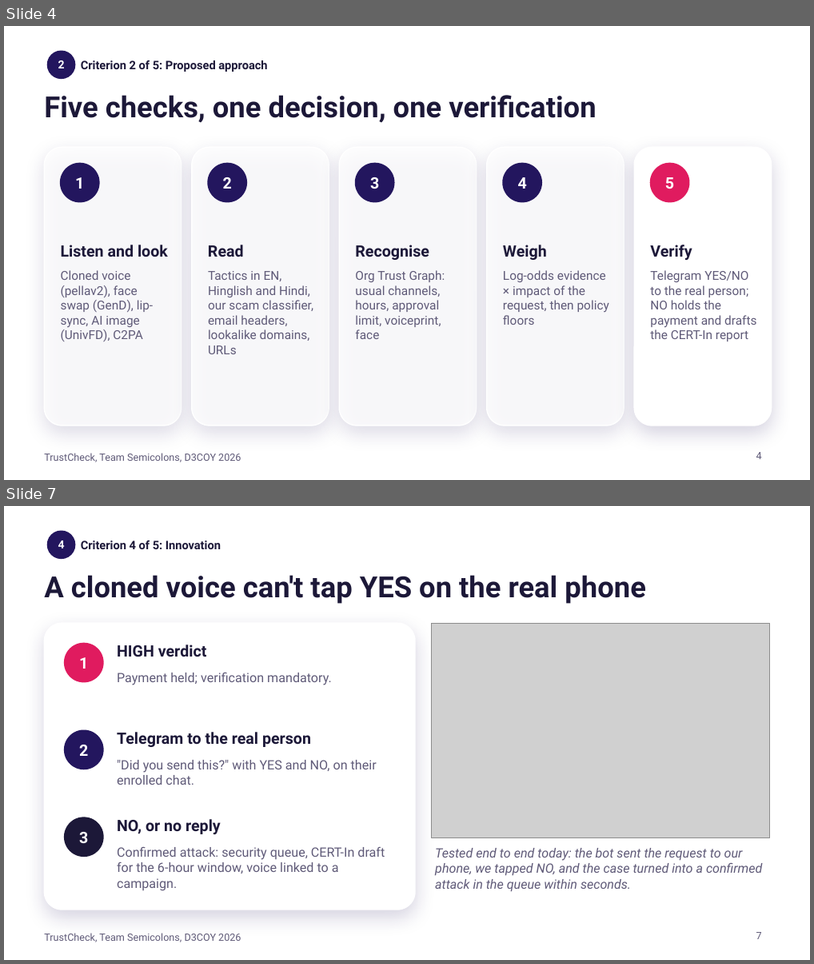
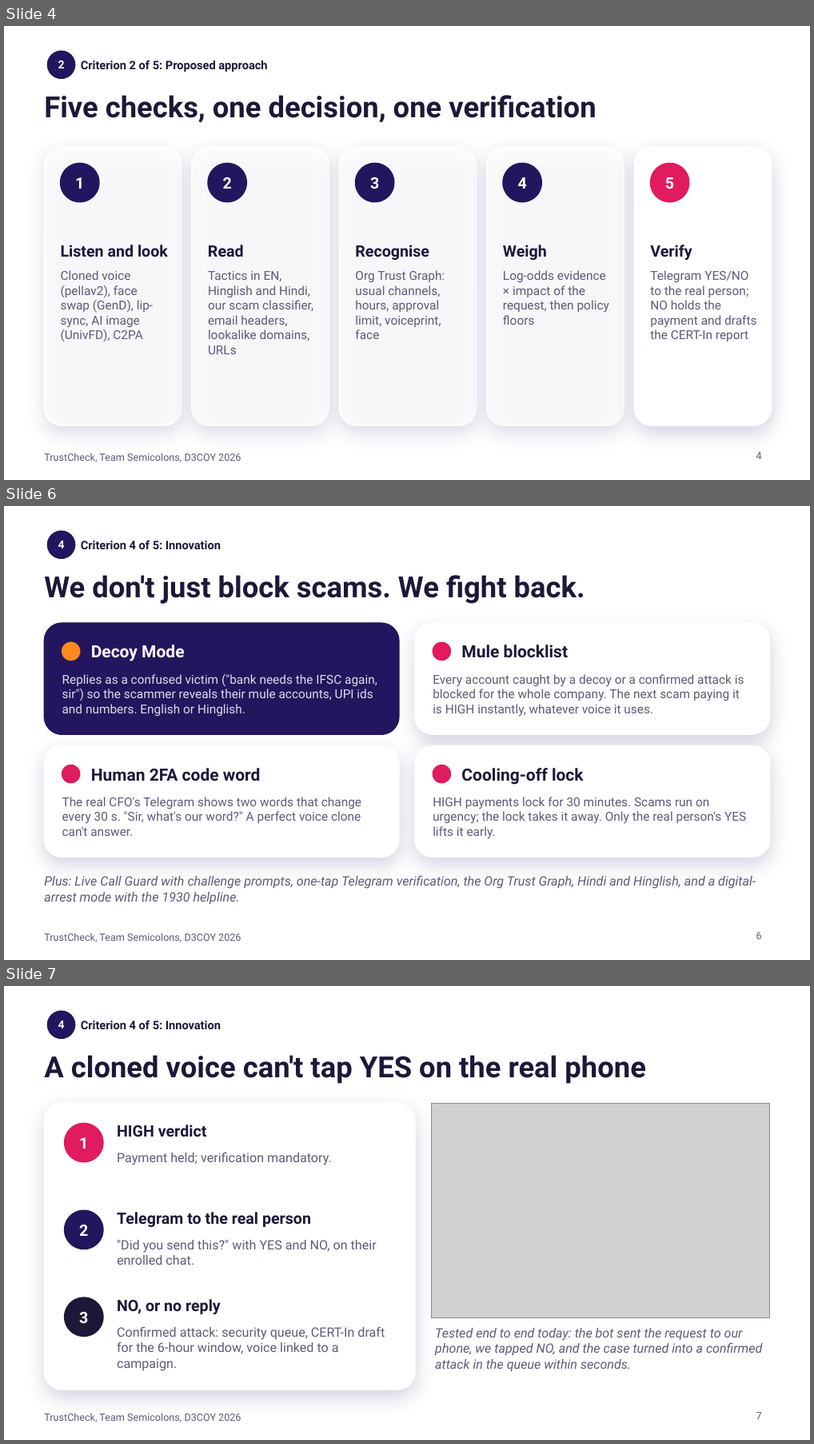
Before and after one commit to D3C0Y-1-0/Semicolons_D3C0Y_DhruvPatel, a slide deck: docs/TrustCheck_pitch.pptx. Shown one above the other, each under a label of ours: slides 4 and 7 before the commit, slides 4, 6 and 7 after it; the slides between them are not shown. The pictures are 814x964 and 814x1444 pixels, drawn with LibreOffice and Linux fonts; fonts in the diff are those of the drawing; grey boxes stand for pictures; background and template pictures are left out. Boxes give left, top, right and bottom in pixels: in the first picture for what was removed or moved away, otherwise in the second. Text is boxed around its words. In the diff, an @@ line names an element or a change of style, - is before the commit and + after.

```diff
--- a/docs/TrustCheck_pitch.pptx
+++ b/docs/TrustCheck_pitch.pptx
@@ slide 6 added at (x1=4, y1=506, x2=810, y2=960), background picture (left out); not listed: 1 template element that a slide beside it also shows @@
@@ rounded rectangle added at (x1=44, y1=528, x2=330, y2=561), fill #FFFFFF, outline #FFFFFF 1 pt @@
@@ ellipse added at (x1=47, y1=531, x2=75, y2=559), fill #23165E, outline #23165E 1 pt @@
@@ text added at (x1=58, y1=540, x2=65, y2=548), 10 pt, text #FFFFFF, bold @@
+4
@@ text added at (x1=81, y1=540, x2=221, y2=549), 10.5 pt, text #1C1838, bold @@
+Criterion 4 of 5: Innovation
@@ text added at (x1=44, y1=575, x2=586, y2=604), 26 pt, text #1C1838, bold @@
+We don't just block scams. We fight back.
@@ rounded rectangle added at (x1=44, y1=623, x2=399, y2=734), fill #23165E, outline #23165E 1 pt @@
@@ rounded rectangle added at (x1=415, y1=623, x2=770, y2=734), fill #FFFFFF, outline #FFFFFF 1 pt @@
@@ ellipse added at (x1=62, y1=642, x2=80, y2=660), fill #FF8A1F, outline #FF8A1F 1 pt @@
@@ text added at (x1=91, y1=644, x2=184, y2=661), 15 pt, text #FFFFFF, bold @@
+Decoy Mode
@@ ellipse added at (x1=433, y1=642, x2=450, y2=660), fill #E01B5F, outline #E01B5F 1 pt @@
@@ text added at (x1=462, y1=644, x2=568, y2=658), 15 pt, text #1C1838, bold @@
+Mule blocklist
@@ text added at (x1=62, y1=674, x2=378, y2=716), 11 pt, text #DEDAE6 @@
+Replies as a confused victim ("bank needs the IFSC again, sir") so the scammer reveals their mule accounts, UPI ids and numbers. English or Hinglish.
@@ text added at (x1=433, y1=674, x2=745, y2=716), 11 pt, text #5F5A78 @@
+Every account caught by a decoy or a confirmed attack is blocked for the whole company. The next scam paying it is HIGH instantly, whatever voice it uses.
@@ rounded rectangle added at (x1=44, y1=745, x2=399, y2=856), fill #FFFFFF, outline #FFFFFF 1 pt @@
@@ rounded rectangle added at (x1=415, y1=745, x2=770, y2=856), fill #FFFFFF, outline #FFFFFF 1 pt @@
@@ ellipse added at (x1=62, y1=765, x2=80, y2=783), fill #E01B5F, outline #E01B5F 1 pt @@
@@ text added at (x1=91, y1=768, x2=261, y2=781), 15 pt, text #1C1838, bold @@
+Human 2FA code word
@@ ellipse added at (x1=433, y1=765, x2=450, y2=783), fill #E01B5F, outline #E01B5F 1 pt @@
@@ text added at (x1=462, y1=768, x2=584, y2=784), 15 pt, text #1C1838, bold @@
+Cooling-off lock
@@ text added at (x1=62, y1=796, x2=362, y2=836), 11 pt, text #5F5A78 @@
+The real CFO's Telegram shows two words that change every 30 s. "Sir, what's our word?" A perfect voice clone can't answer.
@@ text added at (x1=433, y1=796, x2=746, y2=839), 11 pt, text #5F5A78 @@
+HIGH payments lock for 30 minutes. Scams run on urgency; the lock takes it away. Only the real person's YES lifts it early.
@@ text added at (x1=44, y1=876, x2=756, y2=904), 11.5 pt, text #5F5A78, italic @@
+Plus: Live Call Guard with challenge prompts, one-tap Telegram verification, the Org Trust Graph, Hindi and Hinglish, and a digital-arrest mode with the 1930 helpline.
@@ page number added at (x1=757, y1=932, x2=762, y2=939), 9 pt, text #5F5A78 @@
+6
```
Also in this commit, not shown: 1 slide changed, 1 slide removed, 18 other files.
